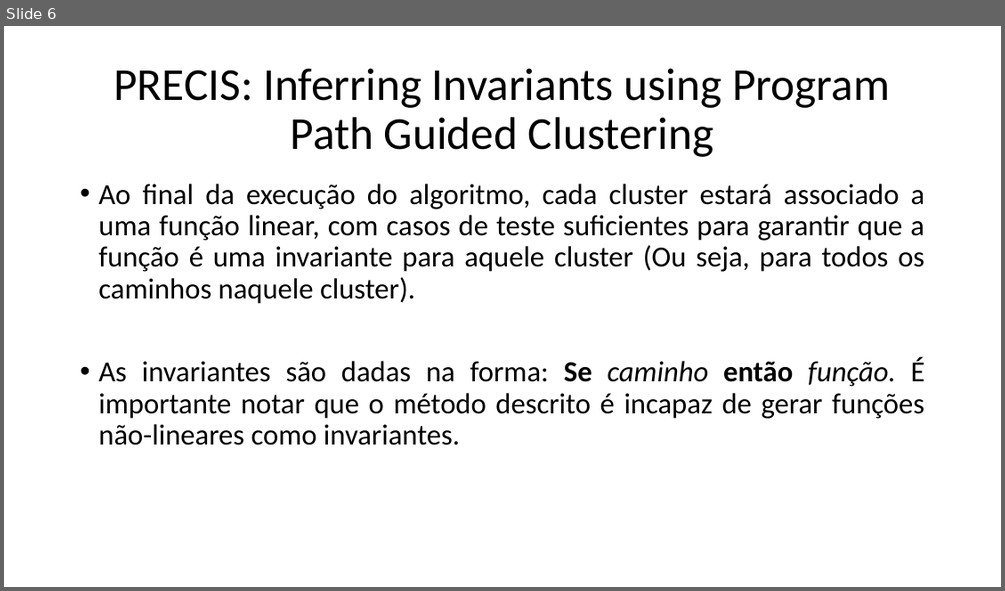
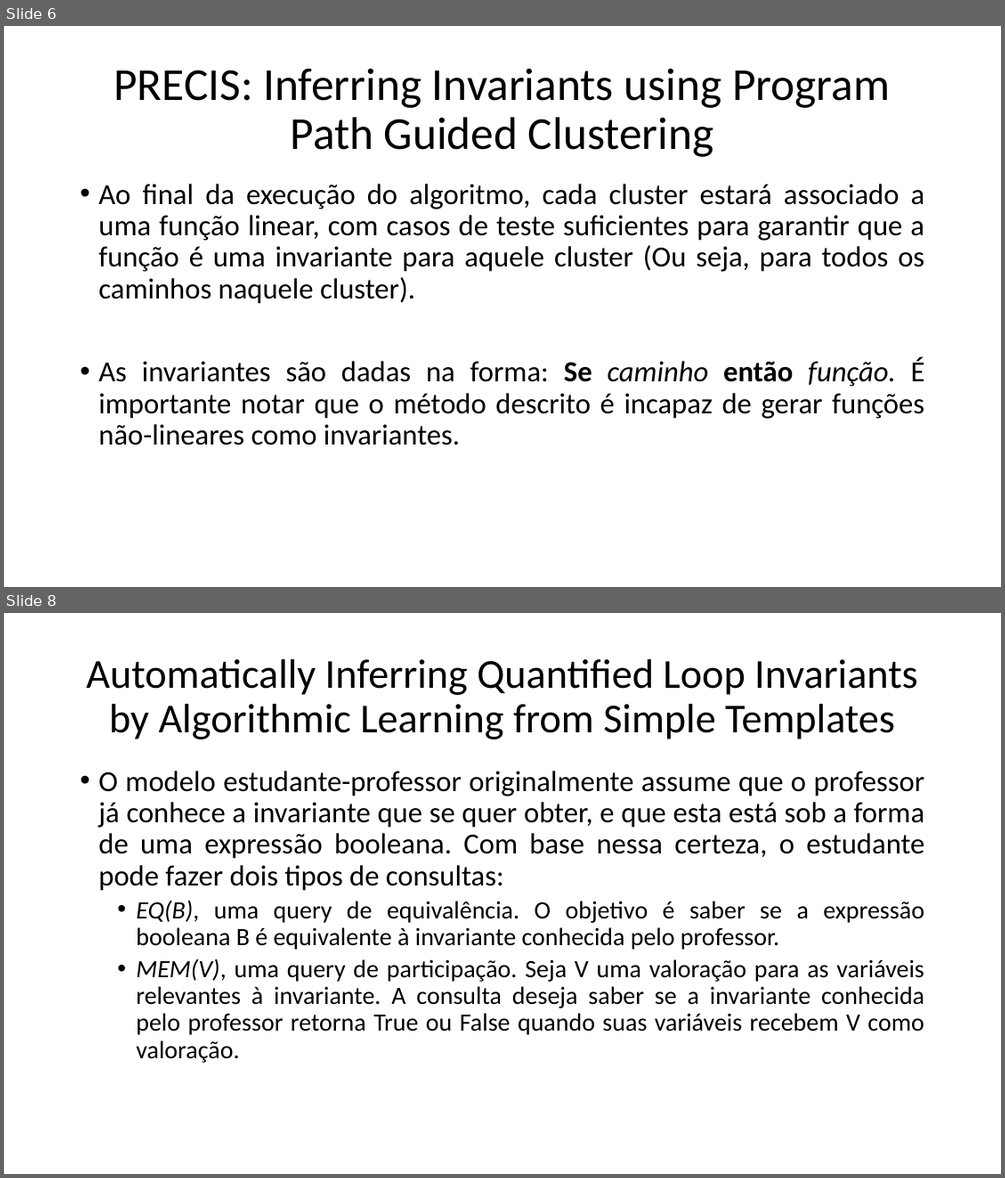
Before and after one commit to VictorDeluca/Atividades_TCC, a slide deck: Articles.pptx. Shown one above the other, each under a label of ours: slide 6 before the commit, slides 6 and 8 after it; the slides between them are not shown. The pictures are 1005x591 and 1005x1178 pixels, drawn with LibreOffice and Linux fonts; fonts in the diff are those of the drawing. Boxes give left, top, right and bottom in pixels: in the first picture for what was removed or moved away, otherwise in the second. Text is boxed around its words. In the diff, an @@ line names an element or a change of style, - is before the commit and + after.

Commit message:
Add files via upload
Completed the presentation

```diff
--- a/Articles.pptx
+++ b/Articles.pptx
@@ slide 8 added at [4,613,1001,1174], background #FFFFFF @@
@@ title added at [86,659,918,739], 39.6 pt, text #000000 @@
+Automatically Inferring Quantified Loop Invariants by Algorithmic Learning from Simple Templates
@@ text added at [98,771,925,1062], 24 pt, text #000000 @@
+• O modelo estudante-professor originalmente assume que o professor já conhece a invariante que se quer obter, e que esta está sob a forma de uma expressão booleana. Com base nessa certeza, o estudante pode fazer dois tipos de consultas:
+  • EQ(B), uma query de equivalência. O objetivo é saber se a expressão booleana B é equivalente à invariante conhecida pelo professor.
+  • MEM(V), uma query de participação. Seja V uma valoração para as variáveis relevantes à invariante. A consulta deseja saber se a invariante conhecida pelo professor retorna True ou False quando suas variáveis recebem V como valoração.
```
Also in this commit, not shown: 1 slide changed, 7 other slides added, 1 slide removed.
